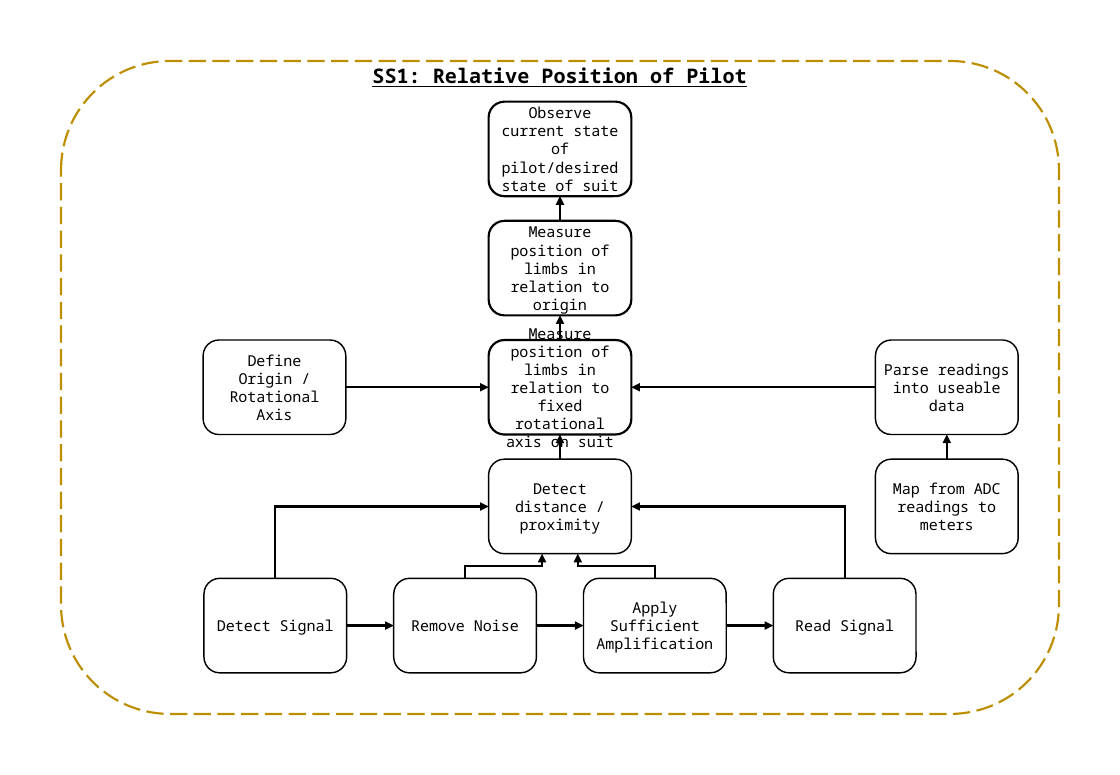
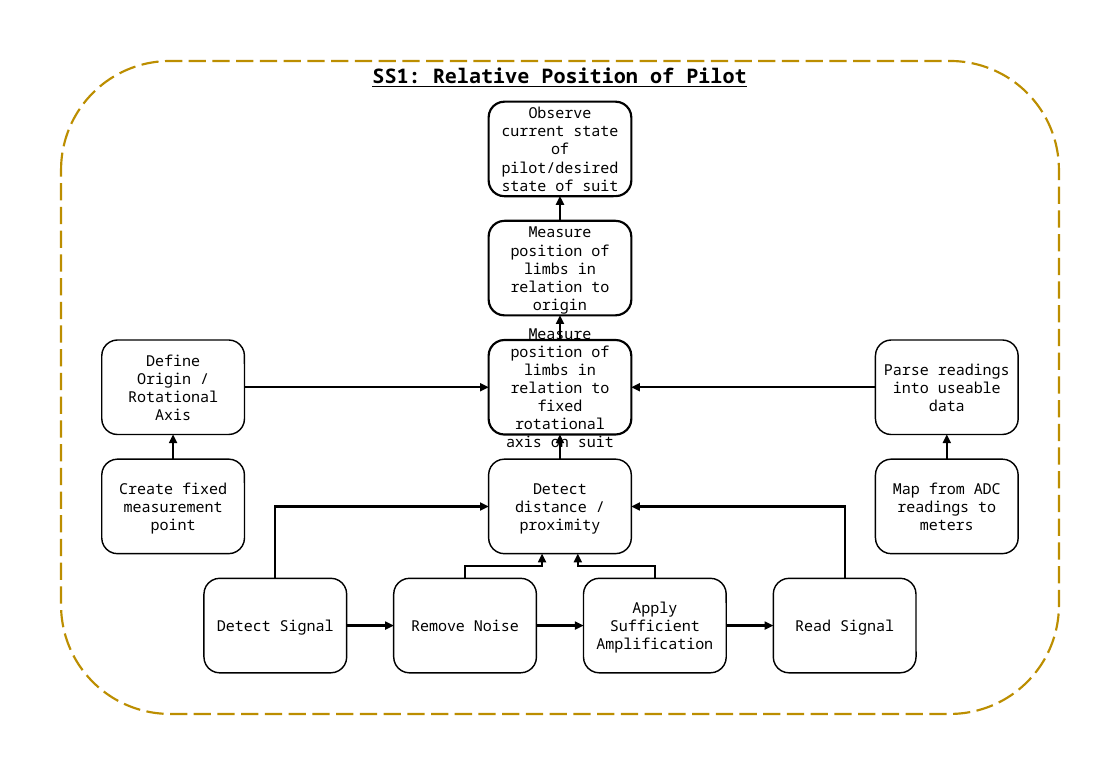
Before and after one commit to samuelwilliams413/METR4901, a slide deck: slide 2 of Documentation/FuncDecomp.pptx. Drawn at 1120x775 pixels with LibreOffice and Linux fonts; fonts in the diff are those of the drawing. Boxes give left, top, right and bottom in pixels: in the first picture for what was removed or moved away, otherwise in the second. Text is boxed around its words. In the diff, an @@ line names an element or a change of style, - is before the commit and + after.

```diff
--- a/Documentation/FuncDecomp.pptx
+++ b/Documentation/FuncDecomp.pptx
@@ rounded rectangle "Define Origin / Rotational Axis": place and size @@
-rounded rectangle "Define Origin / Rotational Axis" at bbox=[203, 340, 345, 434]
+rounded rectangle "Define Origin / Rotational Axis" at bbox=[101, 340, 244, 434]
@@ arrow moved from (346, 388) - (489, 388) to (245, 388) - (489, 388) @@
@@ arrow added from (173, 459) to (173, 435), #000000 1.5 pt @@
@@ rounded rectangle added at bbox=[101, 459, 244, 553], fill #FFFFFF, outline #000000 1 pt, 10.5 pt, text #000000 @@
+Create fixed measurement point
```
Also in this commit, not shown: 2 slides added, 9 other files.
